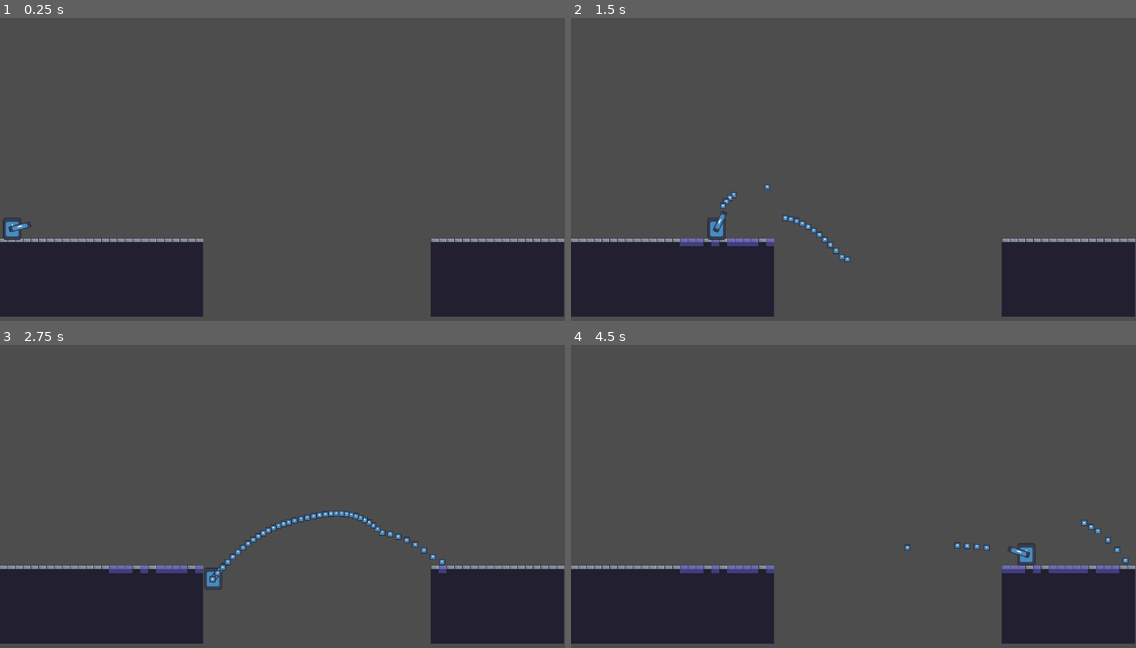
Above: before the commit, frames 1-4 (two rows, left to right).
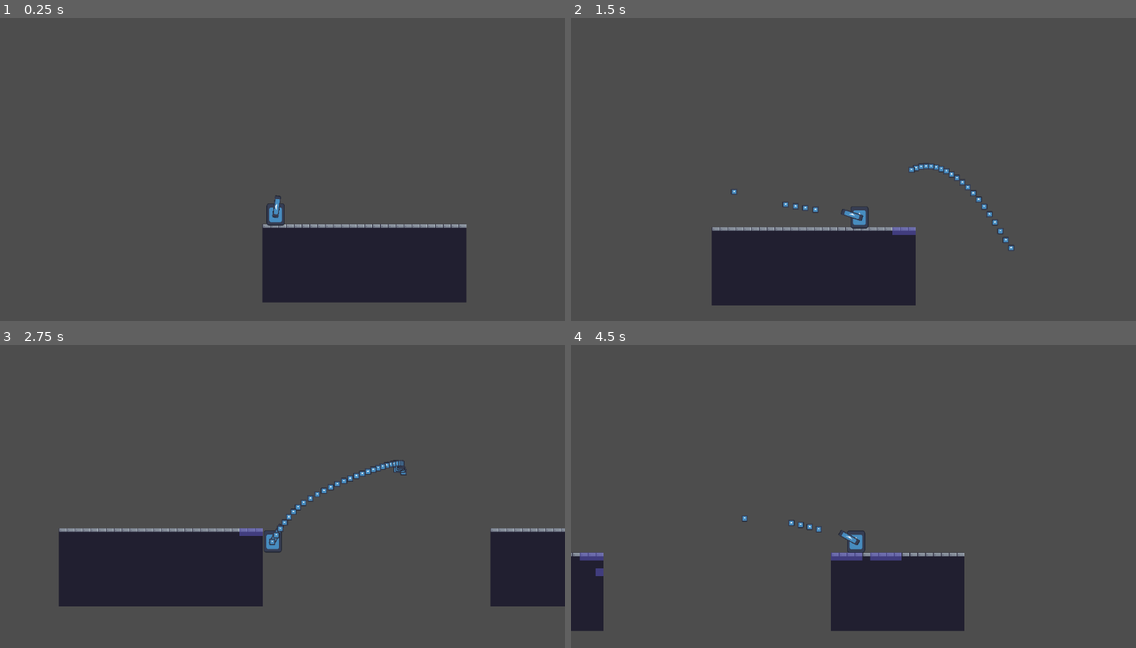
Above: after the commit, the same moments.

Repository: timshnayder/goo-gun-game
Game: Godot game, scene res://scenes/test.tscn
Two runs of this game, one before a commit and one after it. Both use one fixed random seed, a clock stepped at 60 frames per second and the inputs below. The engine's default icon, where the game draws it, is replaced by a stand-in: a white triangle on a blue panel in a dark square.
Inputs (mouse positions are in pixels of both pictures, inside the frame that each line leads up to):
- Up to frame 1 (0.25 s): no input
- Up to frame 2 (1.5 s): tap Enter at 0.5 s; move the mouse to (977, 145) at 0.52 s; press the mouse at (977, 145) at 0.53 s; hold D (move_right) from 0.53 s (still down); tap Space (jump) at 0.77 s; move the mouse to (740, 178) at 1.27 s; release the mouse at (740, 178) at 1.28 s; right-click (740, 178) at 1.35 s
- Up to frame 3 (2.75 s): tap Space (jump) at 1.52 s; move the mouse to (339, 420) at 2.02 s; release D (move_right) at 2.03 s; press the mouse at (339, 420) at 2.03 s; hold A (move_left) from 2.03 s (still down)
- Up to frame 4 (4.5 s): move the mouse to (825, 554) at 2.77 s; release A (move_left) at 2.78 s; release the mouse at (825, 554) at 2.78 s; hold D (move_right) 2.78-4.28 s; right-click (825, 554) at 2.85 s; tap Space (jump) at 3.02, 3.77 s; move the mouse to (1023, 535) at 3.52 s; press the mouse at (1023, 535) at 3.53 s; move the mouse to (684, 441) at 4.27 s; release the mouse at (684, 441) at 4.28 s; hold A (move_left) from 4.28 s (still down); right-click (684, 441) at 4.35 s

The runs differ from the first frame. In frame 1, 22% of the frame differs, in the area x 0-100%, y 58-99%; in frame 2, 21%; in frame 3, 19%; in frame 4, 21%.

Commit message:
changed window thing

Diff:
--- a/scenes/test.tscn
+++ b/scenes/test.tscn
@@ -469,6 +469,12 @@
 [node name="Player" parent="." instance=ExtResource("1_5p4e3")]
 position = Vector2(26, 456)
 
+[node name="Camera2D" type="Camera2D" parent="Player"]
+position = Vector2(-26, -456)
+offset = Vector2(40, 350)
+position_smoothing_enabled = true
+position_smoothing_speed = 10.0
+
 [node name="TileMapNode" type="Node2D" parent="."]
 
 [node name="Surfaces" type="TileMapLayer" parent="TileMapNode"]
